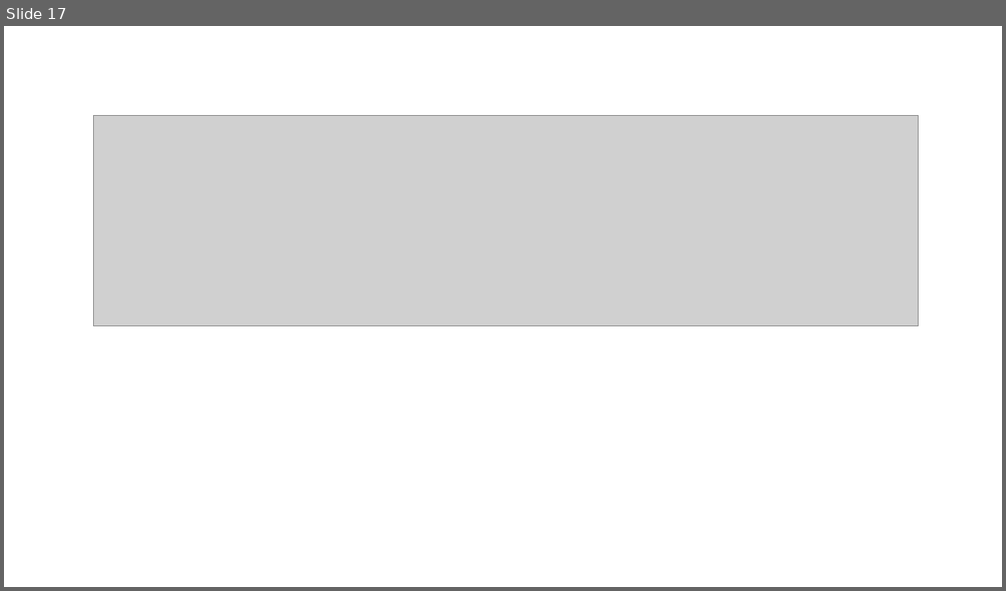
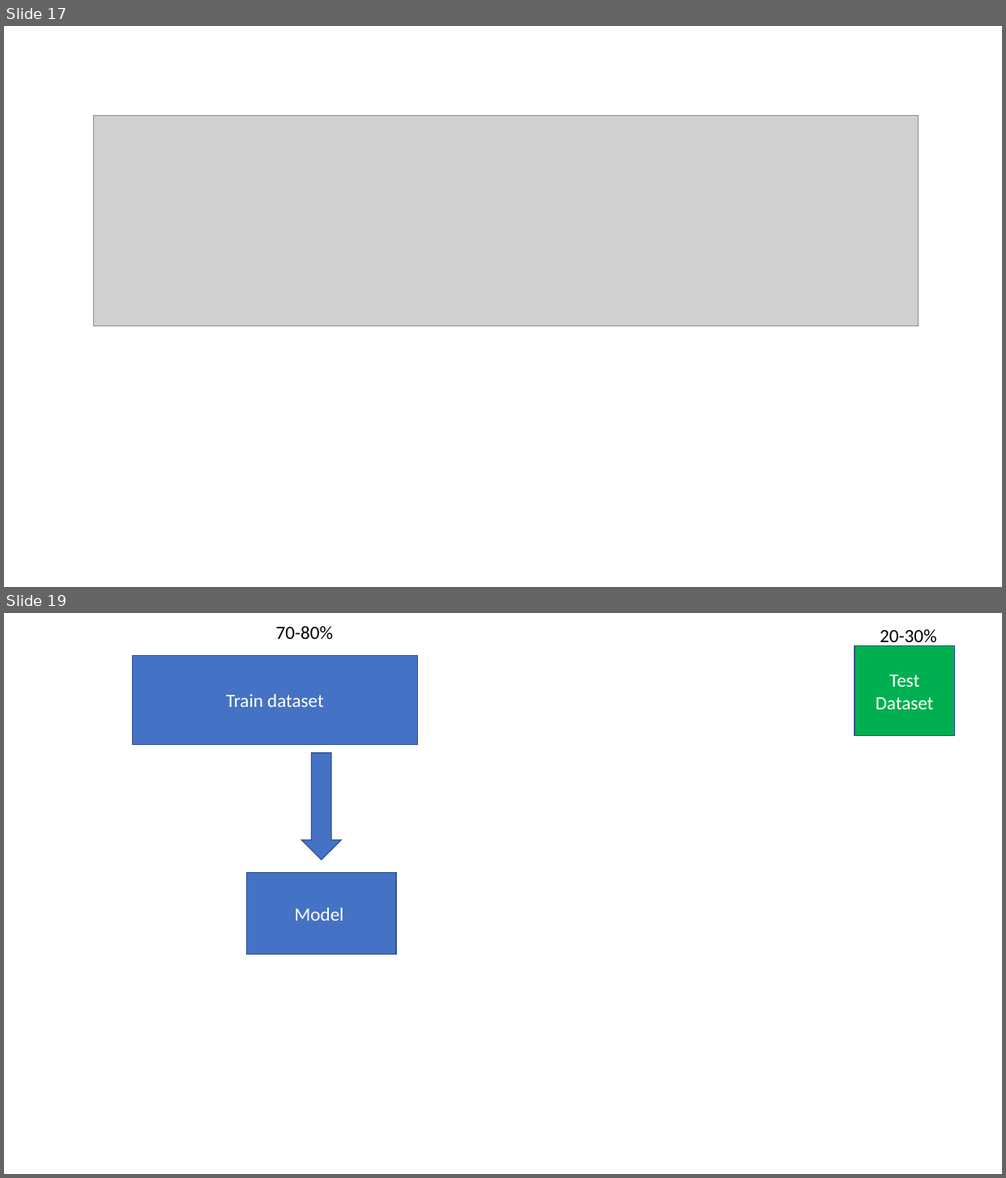
Before and after one commit to busranurorhan/vodafone-bigdata, a slide deck: slides/SparkML.pptx. Shown one above the other, each under a label of ours: slide 17 before the commit, slides 17 and 19 after it; the slides between them are not shown. The pictures are 1006x591 and 1006x1178 pixels, drawn with LibreOffice and Linux fonts; fonts in the diff are those of the drawing; grey boxes stand for pictures. Boxes give left, top, right and bottom in pixels: in the first picture for what was removed or moved away, otherwise in the second. Text is boxed around its words. In the diff, an @@ line names an element or a change of style, - is before the commit and + after.

```diff
--- a/slides/SparkML.pptx
+++ b/slides/SparkML.pptx
@@ slide 19 added at <box>4,613,1002,1174</box>, background #FFFFFF @@
@@ text added at <box>276,626,333,639</box>, 18 pt, text #000000 @@
+70-80%
@@ text added at <box>880,629,936,647</box>, 18 pt, text #000000 @@
+20-30%
@@ rectangle added at <box>133,656,418,745</box>, fill #4472C4, outline #325491 1 pt, 18 pt, text #FFFFFF @@
+Train dataset
@@ rectangle added at <box>854,646,955,735</box>, fill #00B050, outline #325491 1 pt, 18 pt, text #FFFFFF @@
+Test
+Dataset
@@ down arrow added at <box>301,753,341,860</box>, fill #4472C4, outline #325491 1 pt @@
@@ rectangle added at <box>246,873,396,954</box>, fill #4472C4, outline #325491 1 pt, 18 pt, text #FFFFFF @@
+Model
```
Also in this commit, not shown: 2 slides changed, 1 other slide added, 3 other files.
